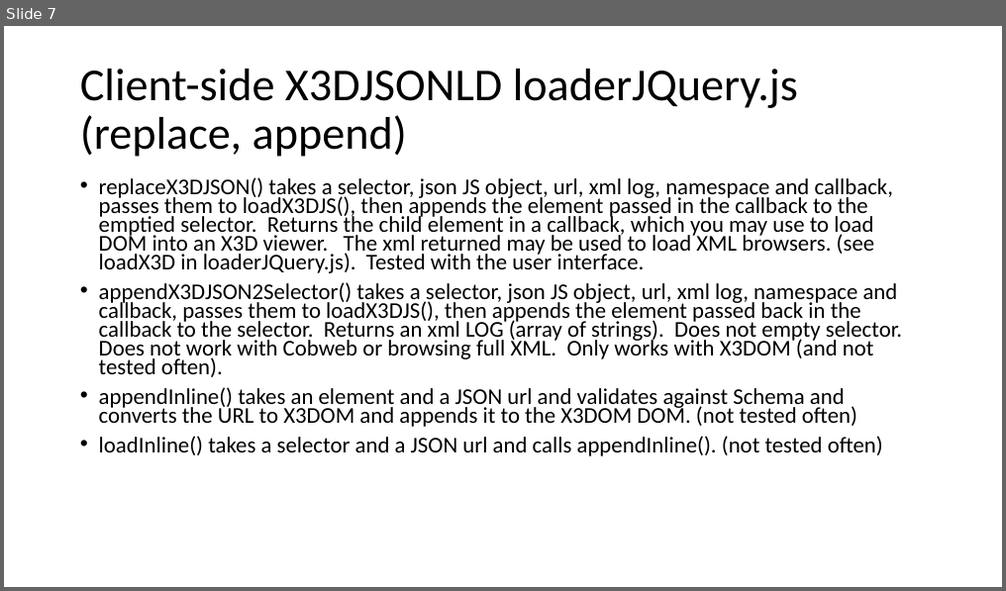
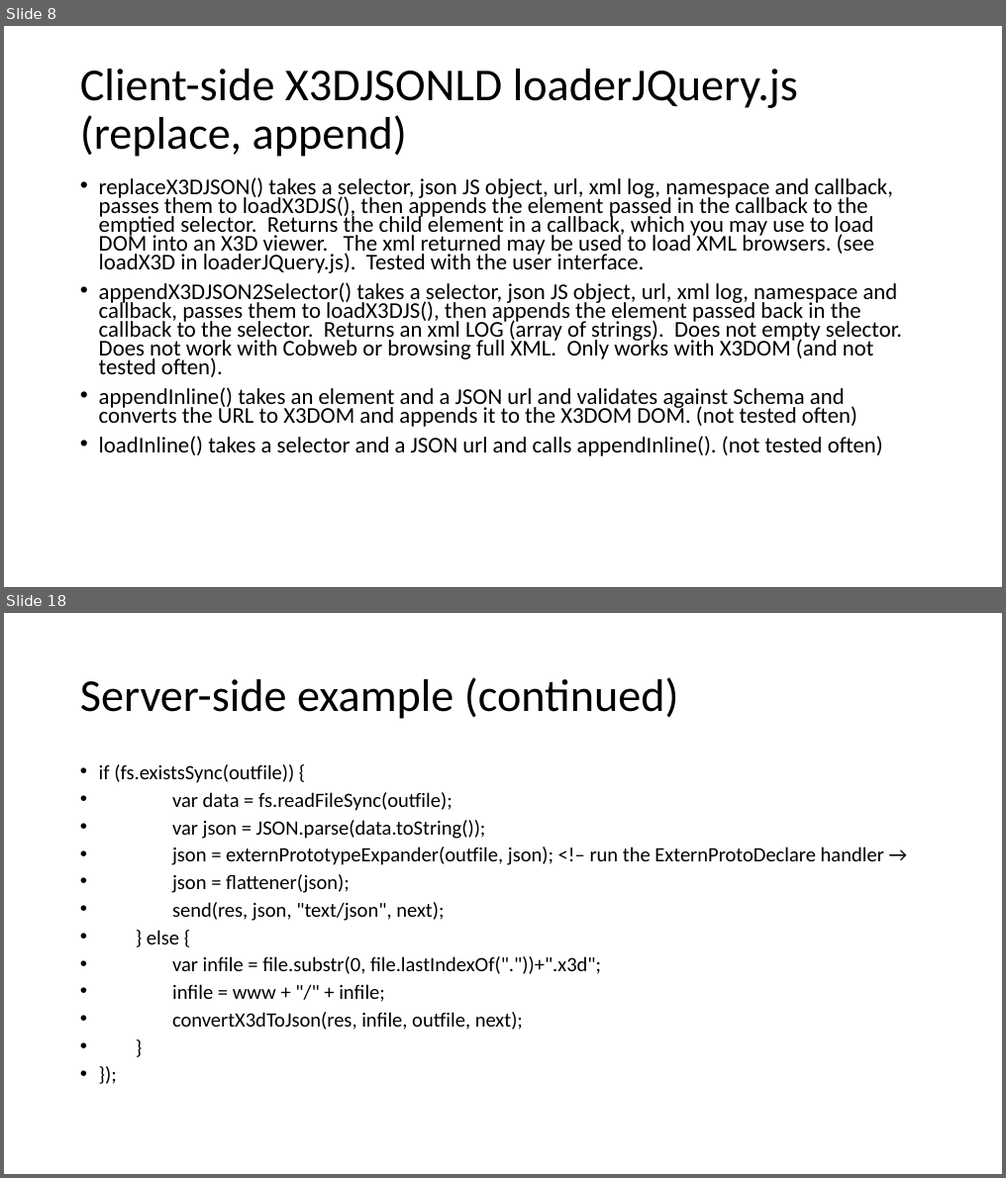
Before and after one commit to coderextreme/X3DJSONLD, a slide deck: doc/X3DJSONLoaderTutorial.pptx. Shown one above the other, each under a label of ours: slide 7 before the commit, slides 8 and 18 after it; the slides between them are not shown. The pictures are 1006x591 and 1006x1178 pixels, drawn with LibreOffice and Linux fonts; fonts in the diff are those of the drawing. Boxes give left, top, right and bottom in pixels: in the first picture for what was removed or moved away, otherwise in the second. Text is boxed around its words. In the diff, an @@ line names an element or a change of style, - is before the commit and + after.

```diff
--- a/doc/X3DJSONLoaderTutorial.pptx
+++ b/doc/X3DJSONLoaderTutorial.pptx
@@ slide 18 added at (4,613,1002,1174), background #FFFFFF @@
@@ title added at (80,677,679,719), 44 pt, text #000000 @@
+Server-side example (continued)
@@ text added at (99,764,884,1030), 19.6 pt, text #000000 @@
+• if (fs.existsSync(outfile)) {
+• var data = fs.readFileSync(outfile);
+• var json = JSON.parse(data.toString());
+• json = externPrototypeExpander(outfile, json); <!– run the ExternProtoDeclare handler →
+• json = flattener(json);
+• send(res, json, "text/json", next);
+• } else {
+• var infile = file.substr(0, file.lastIndexOf("."))+".x3d";
+• infile = www + "/" + infile;
+• convertX3dToJson(res, infile, outfile, next);
+• }
+• });
@@ what was slide 7 is now slide 8 @@
```
Also in this commit, not shown: 6 slides changed, 9 other slides added, 15 other files.
